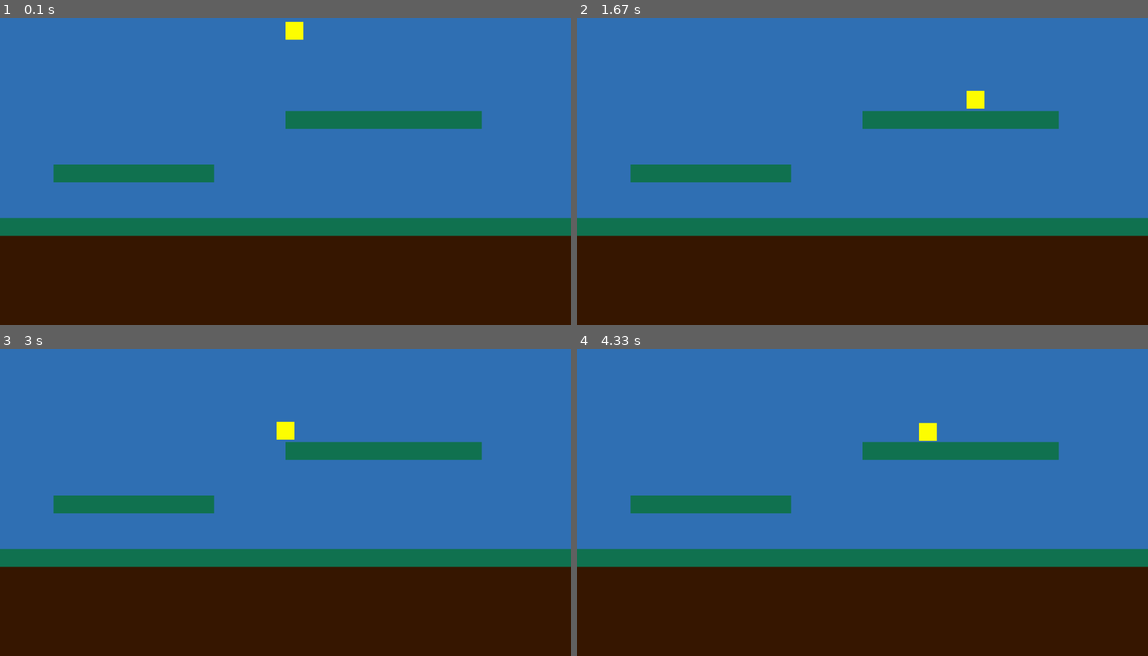
Above: before the commit, frames 1-4 (two rows, left to right).
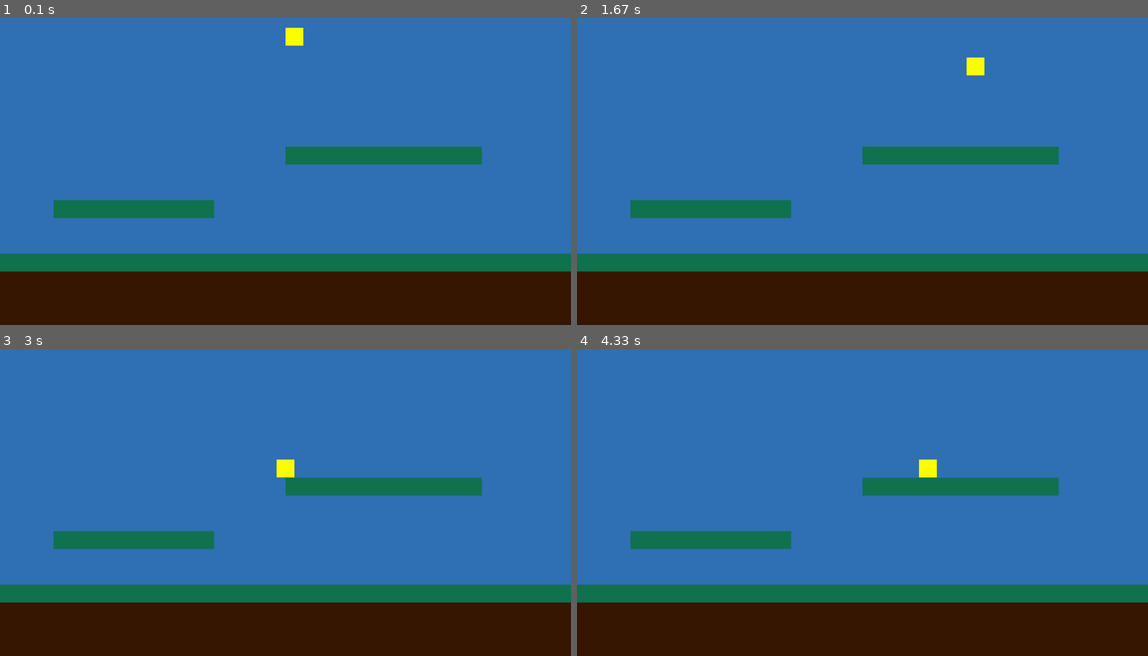
Above: after the commit, the same moments.

Repository: I-Z-P/pygame-template
Game: pygame game, started from platform/platform_template.py
Two runs of this game, one before a commit and one after it. Both use one fixed random seed, a clock stepped at 60 frames per second and the inputs below.
Inputs:
- Up to frame 1 (0.1 s): no input
- Up to frame 2 (1.67 s): tap A at 0.33 s; hold Right 0.67-1.13 s; hold Up 1.17-1.47 s; hold Right from 1.5 s (still down)
- Up to frame 3 (3 s): release Right at 1.97 s; hold Left 2-2.53 s; hold Left 2.57-2.97 s
- Up to frame 4 (4.33 s): hold Up 3-3.37 s; hold Right 3.4-4.03 s; hold Left from 4.07 s (still down)

The runs differ from the first frame. In frame 1, 25% of the frame differs, in the area x 0-100%, y 1-83%; in frame 2, 25%, in the area x 0-100%, y 12-83%; in frame 3, 25%; in frame 4, 25%.

Commit message:
fix gravity in platform template

Diff:
--- a/platform/level_one.txt
+++ b/platform/level_one.txt
@@ -1,3 +1,5 @@
+00000000000000000000000000000000
+00000000000000000000000000000000
 00000000000000000000000000000000
 00000000000000000000000000000000
 00000000000000000000000000000000
@@ -14,5 +16,3 @@
 11111111111111111111111111111111
 11111111111111111111111111111111
 11111111111111111111111111111111
-11111111111111111111111111111111
-11111111111111111111111111111111
--- a/platform/platform_template.py
+++ b/platform/platform_template.py
@@ -10,8 +10,9 @@
 #####SETTINGS#####
 HEIGHT = 1080
 WIDTH = 1920
+TICKRATE = 60
 BLOCK_SIZE = 60
-GRAVITY = 12
+GRAVITY = 16
 ##################
 
 
@@ -61,6 +62,7 @@
 
     def move(self):
         self.shift = Vector2(0, GRAVITY)
+        self.position.y = int(self.position.y)
 
         # left / right section
         if self.go_left:
@@ -78,7 +80,8 @@
         self.collisions = test_collisions(pygame.Rect(self.position.x, self.position.y + GRAVITY, BLOCK_SIZE, BLOCK_SIZE), level.blocks)
         if self.collisions['bottom']:
             self.shift -= Vector2(0, GRAVITY)
-        print(self.position.y + self.shift.y)
+            if self.position.y % BLOCK_SIZE > 0:
+                self.position.y += BLOCK_SIZE - (self.position.y % BLOCK_SIZE)
 
         # jump section
         if self.go_up:
@@ -90,7 +93,7 @@
         if self.jump.y > GRAVITY or self.collisions['top']:
             self.jump = Vector2(0, 0)
         else:
-            self.jump *= 0.8
+            self.jump *= 0.9
             self.shift += self.jump
 
         # new position
@@ -134,14 +137,13 @@
                 collisions['top'] = True
             if object.y <= rect.y:
                 collisions['bottom'] = True
-    # print(collisions)
     return(collisions)
 
 
 def main_loop():
     clock = pygame.time.Clock()
     while run:
-        clock.tick(60)
+        clock.tick(TICKRATE)
         handle_events(player)
         player.move()
         render(screen, player, level)
Not shown, changed: README.md
